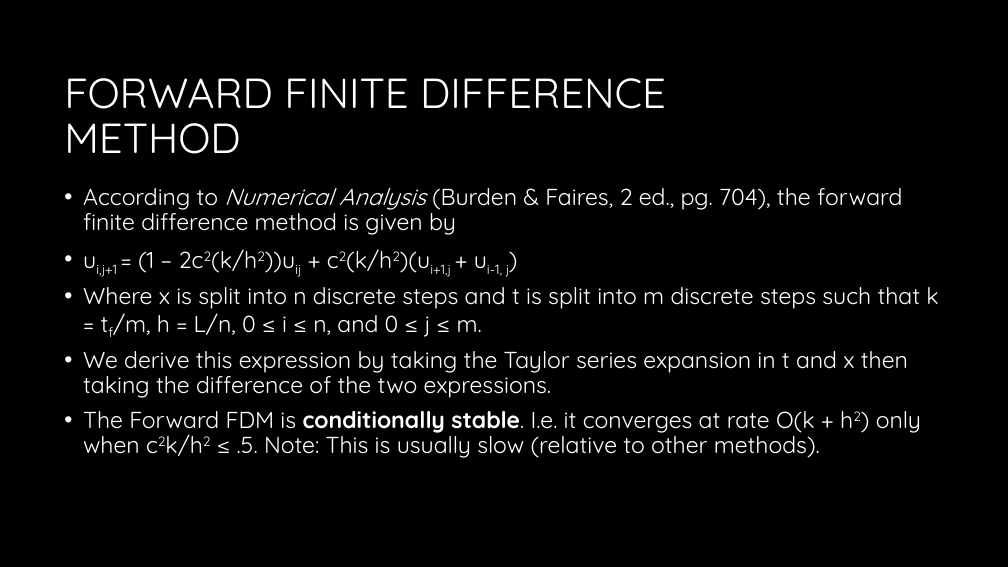
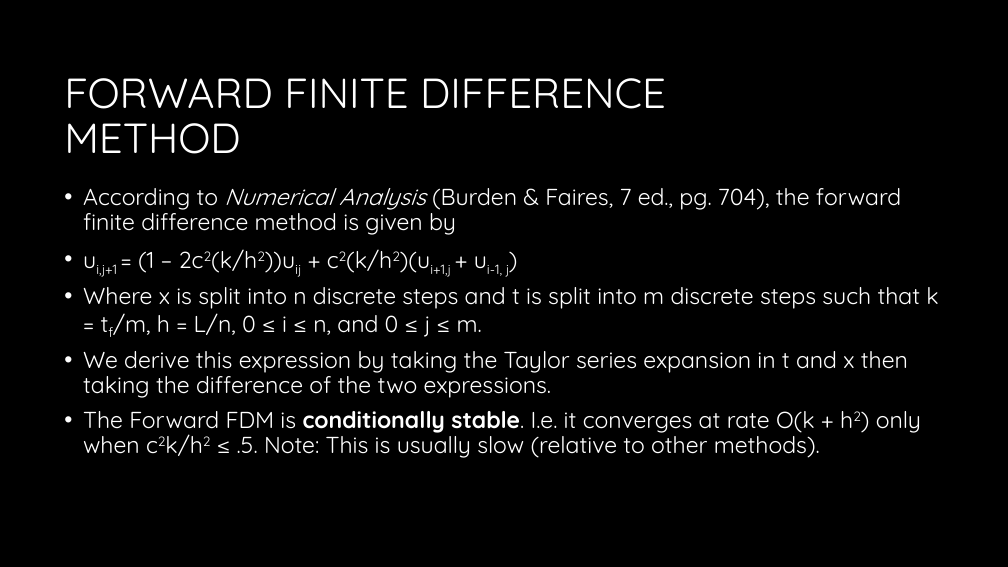
Before and after one commit to ThomasGartman/MATH647ComputerProject, a slide deck: slide 3 of MATH647ProjectPresentation.pptx. Drawn at 1008x567 pixels with LibreOffice and Linux fonts; fonts in the diff are those of the drawing; background and template pictures are left out. Boxes give left, top, right and bottom in pixels: in the first picture for what was removed or moved away, otherwise in the second. Text is boxed around its words. In the diff, an @@ line names an element or a change of style, - is before the commit and + after.

```diff
--- a/MATH647ProjectPresentation.pptx
+++ b/MATH647ProjectPresentation.pptx
@@ text at [83,188,901,235]: text changed @@
-• According to Numerical Analysis (Burden & Faires, 2 ed., pg. 704), the forward finite difference method is given by
+• According to Numerical Analysis (Burden & Faires, 7 ed., pg. 704), the forward finite difference method is given by
```
Also in this commit, not shown: 1 other slide changed, 1 slide added, 3 other files.
